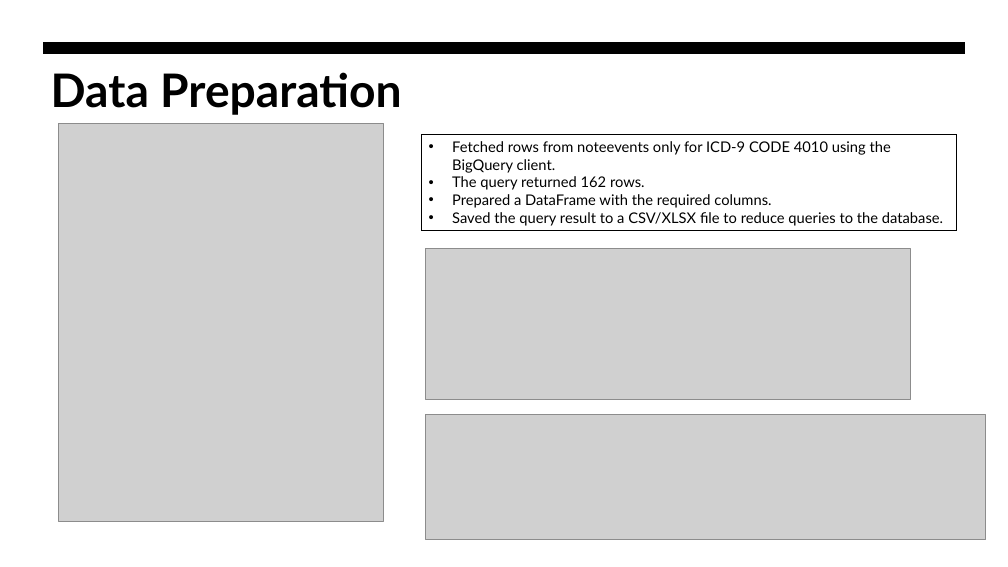
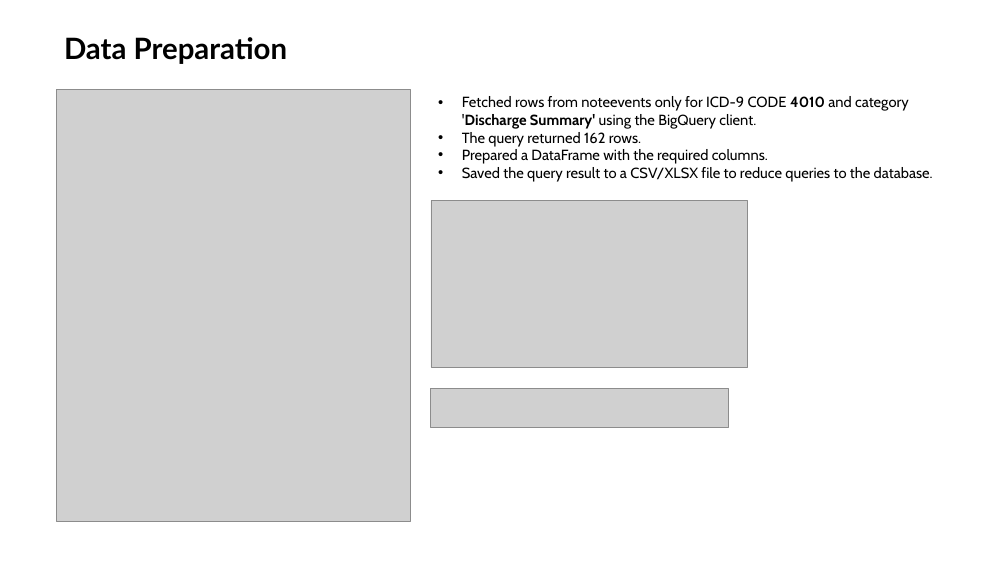
Before and after one commit to AnkitaSavaliya/AIH, a slide deck: slide 3 of MIMIC-III_NLP.pptx. Drawn at 1008x567 pixels with LibreOffice and Linux fonts; fonts in the diff are those of the drawing; grey boxes stand for pictures. Boxes give left, top, right and bottom in pixels: in the first picture for what was removed or moved away, otherwise in the second. Text is boxed around its words. In the diff, an @@ line names an element or a change of style, - is before the commit and + after.

```diff
--- a/MIMIC-III_NLP.pptx
+++ b/MIMIC-III_NLP.pptx
@@ rectangle removed at (0,0,1008,567) @@
@@ title "Data Preparation": place and size @@
-title "Data Preparation" at (51,72,401,115)
+title "Data Preparation" at (64,37,288,64)
@@ title "Data Preparation" at (64,37,288,64): size 44 to 28 pt; line spacing 1 to 0.9; less space between paragraphs; vertical alignment top to middle @@
@@ freeform shape removed at (43,42,966,54) @@
@@ picture: place and size @@
-picture at (58,123,383,521)
+picture at (57,89,411,522)
@@ text "Fetched rows from noteevents only ...": place and size @@
-text "Fetched rows from noteevents only ..." at (421,134,957,231)
+text "Fetched rows from noteevents only ..." at (462,96,933,182)
@@ text "Fetched rows from noteevents only ..." at (462,96,933,182): outline #000000 1 pt to none @@
@@ text at (462,96,909,129): text changed; font Lato to Cabin @@
-• Fetched rows from noteevents only for ICD-9 CODE 4010 using the BigQuery client.
+• Fetched rows from noteevents only for ICD-9 CODE 4010 and category 'Discharge Summary' using the BigQuery client.
@@ text at (462,132,933,182): font Lato to Cabin in "The query returned 162 rows.", "Prepared a DataFrame with the required columns.", "Saved the query result to a CSV/XLSX ..." @@
@@ picture added at (431,200,747,367) @@
@@ picture removed at (426,249,910,399) @@
@@ picture added at (431,389,729,427) @@
@@ picture removed at (426,414,986,540) @@
```
Also in this commit, not shown: 9 other slides changed, 15 slides added, 6 slides removed, 3 other files.
